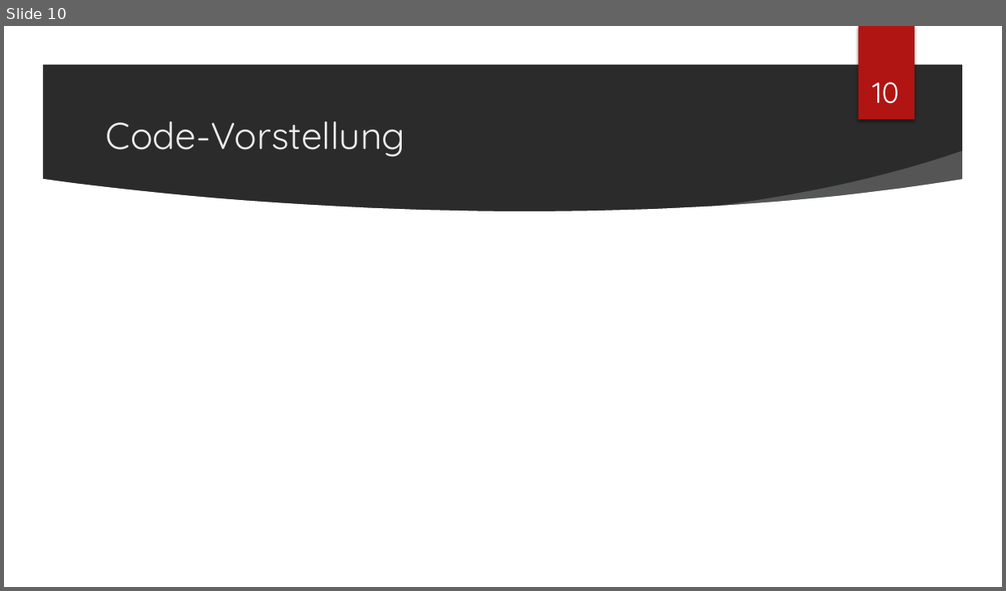
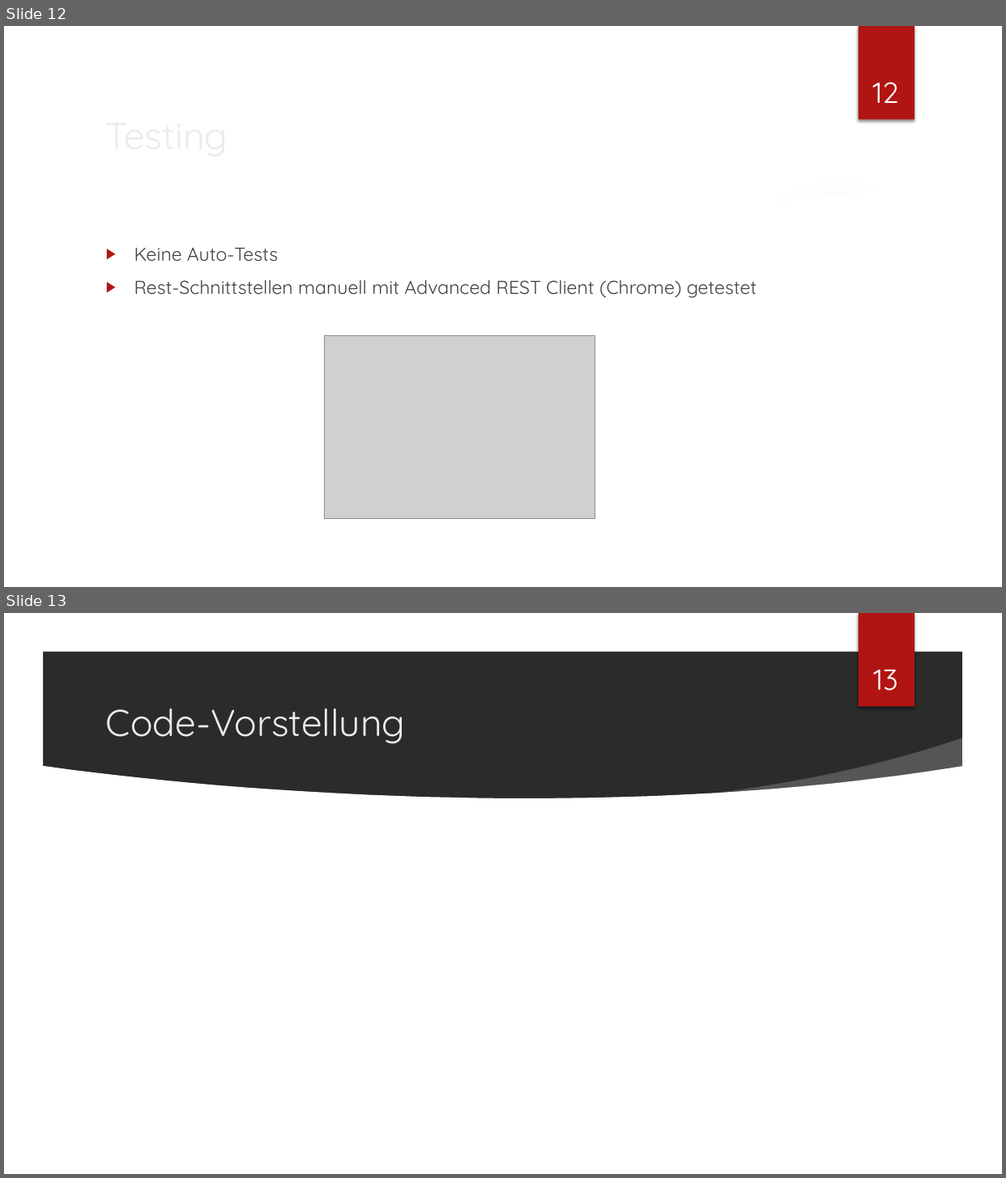
Before and after one commit to stauti/junk-food-analyzer, a slide deck: docs/Spezifikation/WS3.pptx. Shown one above the other, each under a label of ours: slide 10 before the commit, slides 12 and 13 after it. The pictures are 1006x591 and 1006x1178 pixels, drawn with LibreOffice and Linux fonts; fonts in the diff are those of the drawing; grey boxes stand for pictures; background and template pictures are left out; a plain dark background stands for a picture behind light text. Boxes give left, top, right and bottom in pixels: in the first picture for what was removed or moved away, otherwise in the second. Text is boxed around its words. In the diff, an @@ line names an element or a change of style, - is before the commit and + after.

```diff
--- a/docs/Spezifikation/WS3.pptx
+++ b/docs/Spezifikation/WS3.pptx
@@ slide 12 added at (4,26,1002,587), background picture (left out); not listed: 7 template elements that a slide beside it also shows @@
@@ page number added at (872,82,898,103), 28 pt, text #FFFFFF @@
+12
@@ title added at (98,105,820,163), 36 pt, text #EBEBEB @@
+Testing
@@ text added at (134,248,756,298), 18 pt, text #404040 @@
+▶ Keine Auto-Tests
+▶ Rest-Schnittstellen manuell mit Advanced REST Client (Chrome) getestet
@@ picture added at (325,336,595,518) @@
@@ what was slide 10 is now slide 13 @@
@@ page number at (873,670,898,691): text changed @@
-10
+13
```
Also in this commit, not shown: 2 slides changed, 2 other slides added, 2 other files.
